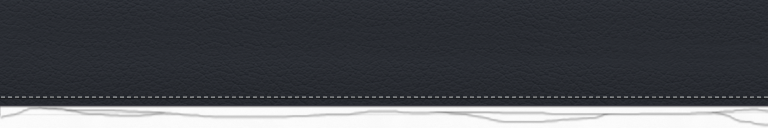
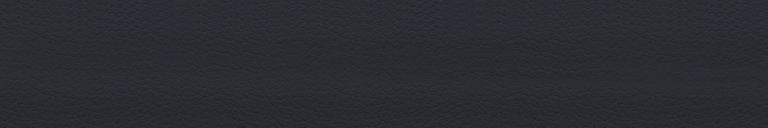
The second 768x128 image is a revision of the first. Changes to its layers:
added layer "Layer 5" above "Layer 0" over bbox(0, 116, 768, 127)
painted on "Layer 0" over bbox(0, 0, 768, 128)
added layer "Layer 2" above "Layer 3" over bbox(0, 15, 768, 39)
added layer "Layer 3" above "Layer 4" over bbox(0, 6, 768, 30)
added layer "Layer 4" above "Layer 6" over bbox(0, 0, 768, 23)
added layer "Layer 6" over bbox(0, 123, 768, 128)
